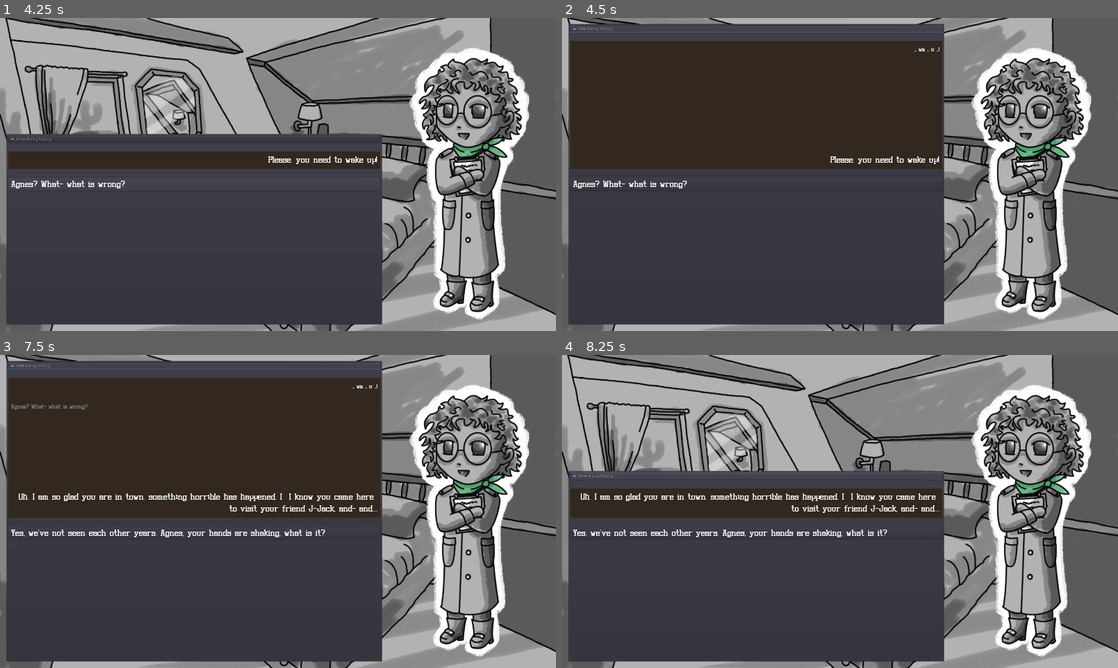
Above: before the commit, frames 1-4 (two rows, left to right).
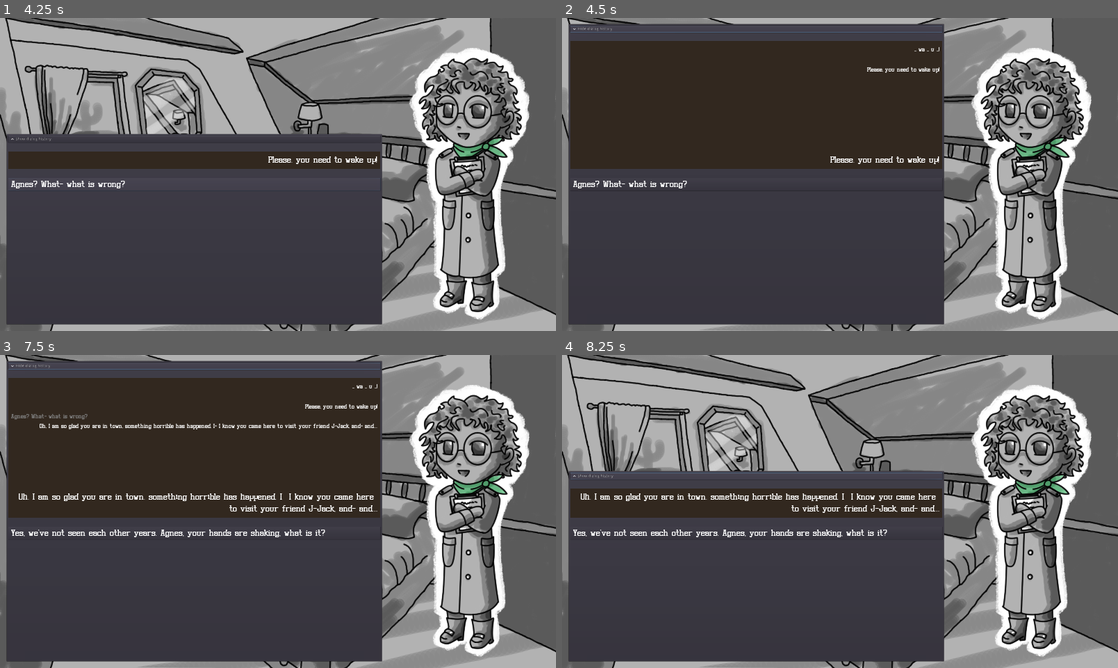
Above: after the commit, the same moments.

Repository: gadse/high-moon
Game: Godot game, scene res://scenes/main_menu/MainMenu.tscn
The game is run twice, just before and just after one commit, with the same random seed, the same clock (stepped at 60 frames per second) and the same inputs.
Inputs (mouse positions are in pixels of both pictures, inside the frame that each line leads up to):
- Up to frame 1 (4.25 s): click "New Game" at 0.5 s; click "New Game" at 1.25 s; click "Show dialog history" at 2 s; click "Hide dialog history" at 2.75 s; click (194, 183) at 3.5 s
- Up to frame 2 (4.5 s): click "Show dialog history" at 4.25 s
- Up to frame 3 (7.5 s): click "Hide dialog history" at 5 s; click (194, 520) at 5.75 s; click "New Game" at 6.5 s; click "Show dialog history" at 7.25 s
- Up to frame 4 (8.25 s): click "Hide dialog history" at 8 s

Frame 1 is identical in both runs. In frame 2, 0.1% of the frame differs, in the area x 54-68%, y 15-18%; in frame 3, 0.8%, in the area x 2-68%, y 15-24%; in frame 4, nothing differs.

Commit message:
Add NPC text to history

Diff:
--- a/project.godot
+++ b/project.godot
@@ -28,7 +28,7 @@
 
 config/name="High Moon"
 run/main_scene="res://scenes/main_menu/MainMenu.tscn"
-config/icon="res://icon.png"
+config/icon="res://HM_desktopicon.png"
 
 [autoload]
 
--- a/scenes/templates/dialog/Dialog.gd
+++ b/scenes/templates/dialog/Dialog.gd
@@ -123,6 +123,7 @@
 	dialog_history.append(_new_dialog_entry(answer_text, PLAYER))
 	current_passage = story.traverse(answer_ix)
 	if not current_passage.empty():
+		dialog_history.append(_new_dialog_entry(current_passage.text, NPC))
 		self._update_history()
 		self._fill_npc_text(current_passage)
 		self._fill_button_texts(current_passage)
--- a/scenes/templates/dialog/DialogButton.gd
+++ b/scenes/templates/dialog/DialogButton.gd
@@ -17,7 +17,6 @@
 	self._ready()
 
 func _pressed():
-	print("haha penis")
 	emit_signal("answer_button_pressed", self)
 
 func _exit_tree():
